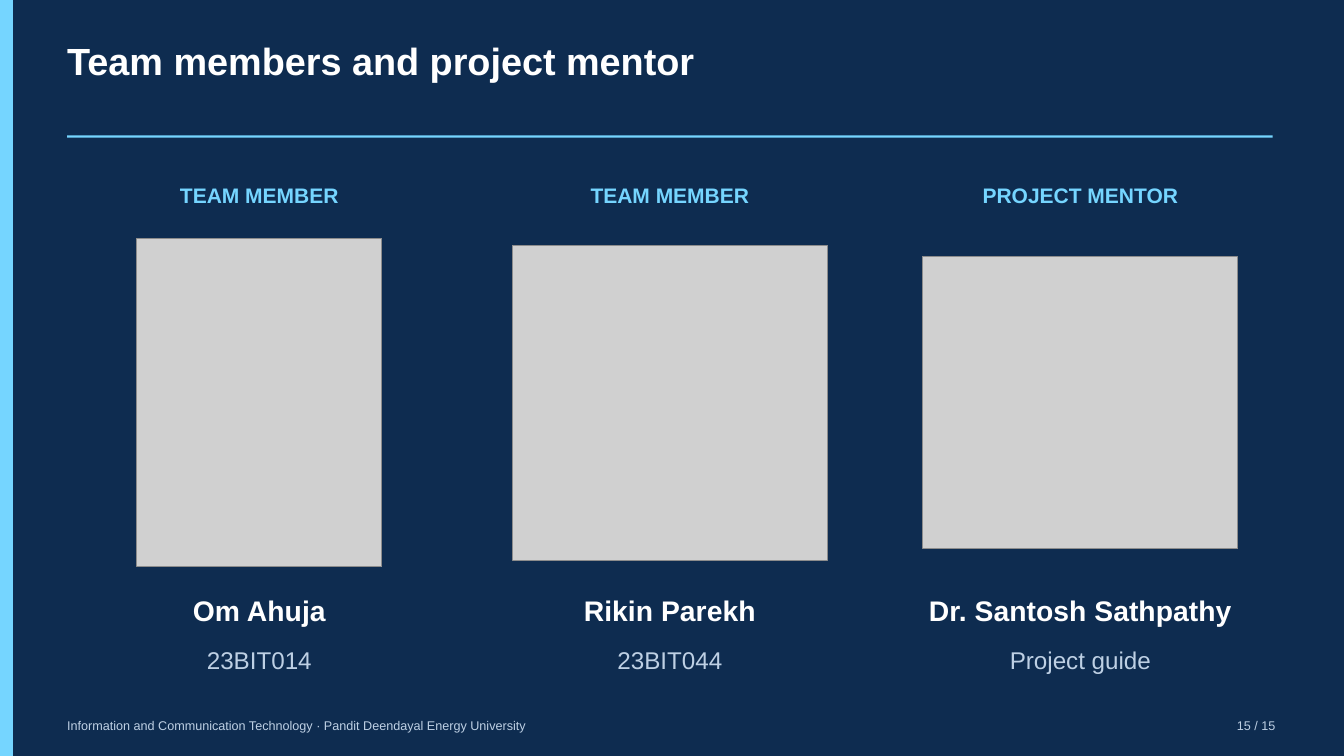
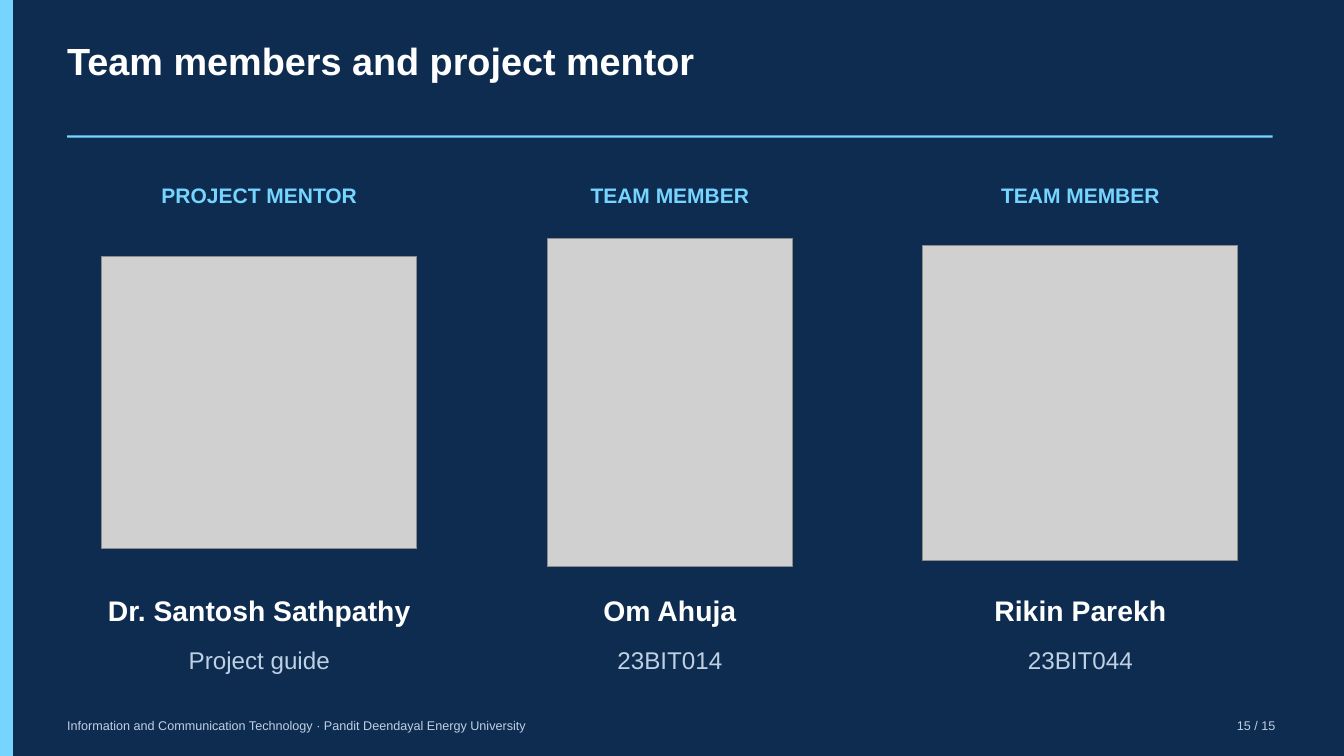
Before and after one commit to RikinParekh15147/EEG-Sleep-Classification, a slide deck: slide 15 of mid_viva_artifacts/output/EEG_Sleep_Mid_Viva_Blue_15_Slides.pptx. Drawn at 1344x756 pixels with LibreOffice and Linux fonts; fonts in the diff are those of the drawing; grey boxes stand for pictures. Boxes give left, top, right and bottom in pixels: in the first picture for what was removed or moved away, otherwise in the second. Text is boxed around its words. In the diff, an @@ line names an element or a change of style, - is before the commit and + after.

```diff
--- a/mid_viva_artifacts/output/EEG_Sleep_Mid_Viva_Blue_15_Slides.pptx
+++ b/mid_viva_artifacts/output/EEG_Sleep_Mid_Viva_Blue_15_Slides.pptx
@@ text "TEAM MEMBER": place and size @@
-text "TEAM MEMBER" at (180, 188, 338, 203)
+text "TEAM MEMBER" at (1001, 188, 1159, 203)
@@ 3 texts, 1 picture: place and size @@
-3 texts, 1 picture at (924, 188, 1238, 674)
+3 texts, 1 picture at (102, 188, 416, 674)
@@ 4 texts, 2 pictures: place and size @@
-4 texts, 2 pictures at (137, 238, 827, 669)
+4 texts, 2 pictures at (547, 238, 1238, 669)
```
Also in this commit, not shown: 2 other slides changed, 7 other files.
